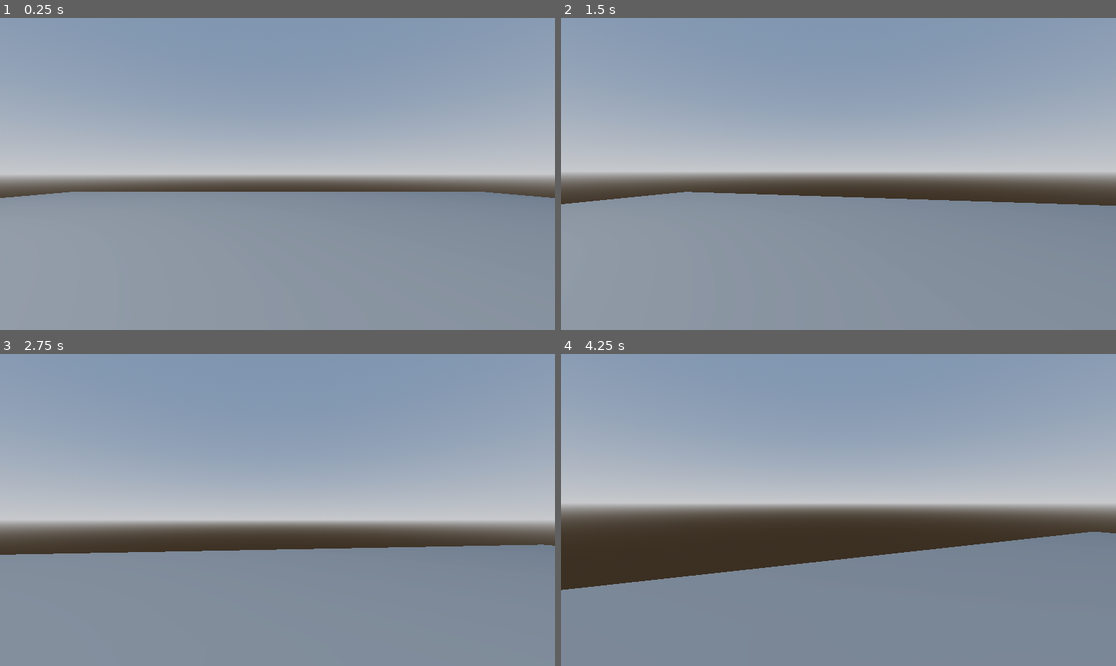
Above: before the commit, frames 1-4 (two rows, left to right).
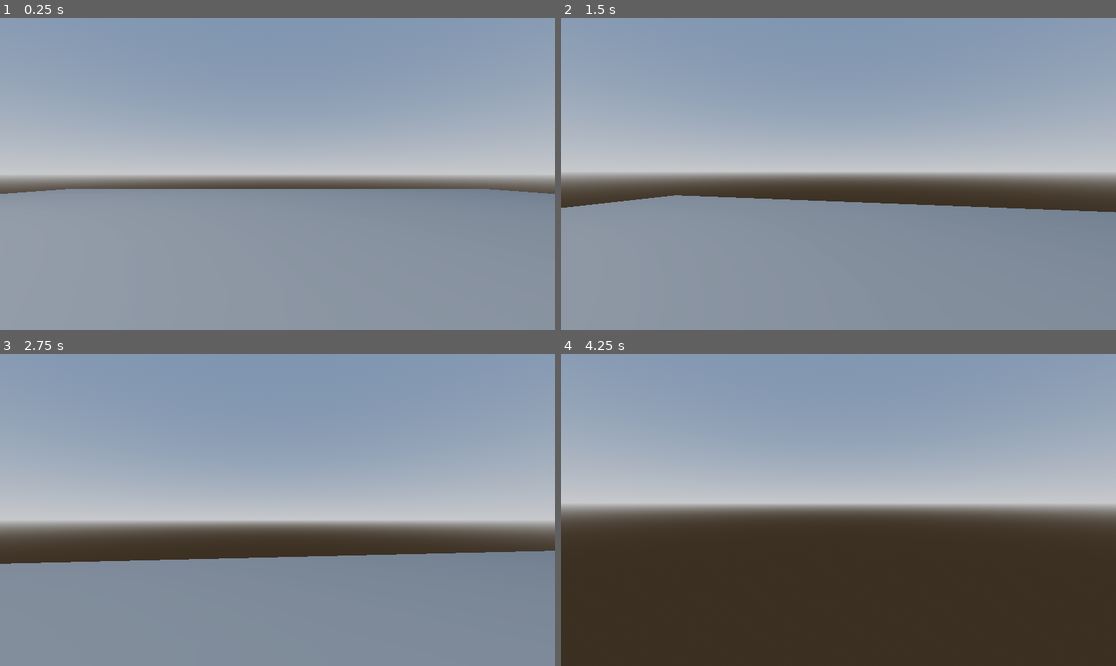
Above: after the commit, the same moments.

Repository: algnor/school-shooter
Game: Godot game, scene res://assets/scenes/Root.tscn
Two runs of this game, one before a commit and one after it. Both use one fixed random seed, a clock stepped at 60 frames per second and the inputs below.
Inputs (mouse positions are in pixels of both pictures, inside the frame that each line leads up to):
- Up to frame 1 (0.25 s): no input
- Up to frame 2 (1.5 s): move the mouse to (866, 174) at 0.52 s; hold Ctrl (move_crouch, bound only after the commit) 0.53-1.28 s; hold W (move_forward) from 0.53 s (still down); tap Space (move_jump) at 0.77, 1.07 s; tap Shift (move_sprint, bound only after the commit) at 0.8, 1.35 s; move the mouse to (810, 174) at 1.27 s
- Up to frame 3 (2.75 s): keep holding W (move_forward); tap Space (move_jump) at 1.52, 1.55, 1.82 s; move the mouse to (288, 503) at 2.02 s; hold Space (move_jump) from 2.03 s (still down); tap Ctrl (move_crouch, bound only after the commit) at 2.3 s
- Up to frame 4 (4.25 s): keep holding W (move_forward); move the mouse to (832, 516) at 2.77 s; release Space (move_jump) at 2.78 s; tap Ctrl (move_crouch, bound only after the commit) at 2.85 s; tap Space (move_jump) at 3.02, 3.32, 3.77, 3.8, 4.07 s; tap Shift (move_sprint, bound only after the commit) at 3.05 s; move the mouse to (877, 513) at 3.52 s; hold Shift (move_sprint, bound only after the commit) from 3.53 s (still down)

The runs differ from the first frame. In frame 1, 1.0% of the frame differs, in the area x 0-100%, y 54-58%; in frame 2, 1.5%; in frame 3, 2.5%; in frame 4, 34%, in the area x 0-100%, y 57-100%.

Commit message:
Updated Player controller + crouching

Diff:
--- a/assets/scenes/Player.tscn
+++ b/assets/scenes/Player.tscn
@@ -1,23 +1,24 @@
 [gd_scene load_steps=4 format=3 uid="uid://cv3caf3xgym0r"]
 
-[ext_resource type="Script" path="res://src/player/Player.gd" id="1_jeorc"]
+[ext_resource type="Script" path="res://src/player/Player.gd" id="1_dkb0d"]
 
 [sub_resource type="CapsuleMesh" id="CapsuleMesh_78dxl"]
 
 [sub_resource type="CapsuleShape3D" id="CapsuleShape3D_rs7mi"]
 
 [node name="Player" type="CharacterBody3D"]
-transform = Transform3D(1, 0, 0, 0, 1, 0, 0, 0, 1, 0, 2, 0)
-script = ExtResource("1_jeorc")
+script = ExtResource("1_dkb0d")
 
-[node name="MeshInstance3D" type="MeshInstance3D" parent="."]
+[node name="Mesh" type="MeshInstance3D" parent="."]
+transform = Transform3D(1, 0, 0, 0, 1, 0, 0, 0, 1, 0, 1, 0)
 mesh = SubResource("CapsuleMesh_78dxl")
 
-[node name="CollisionShape3D" type="CollisionShape3D" parent="."]
+[node name="Collider" type="CollisionShape3D" parent="."]
+transform = Transform3D(1, 0, 0, 0, 1, 0, 0, 0, 1, 0, 1, 0)
 shape = SubResource("CapsuleShape3D_rs7mi")
 
 [node name="CameraOrbit" type="Node3D" parent="."]
-transform = Transform3D(1, 0, 0, 0, 1, 0, 0, 0, 1, 0, 0.5, 0)
+transform = Transform3D(1, 0, 0, 0, 1, 0, 0, 0, 1, 0, 1.8, 0)
 
 [node name="Camera3D" type="Camera3D" parent="CameraOrbit"]
 transform = Transform3D(-1, 0, -8.74228e-08, 0, 1, 0, 8.74228e-08, 0, -1, 0, 0, 0)
--- a/project.godot
+++ b/project.godot
@@ -42,3 +42,13 @@
 "events": [Object(InputEventKey,"resource_local_to_scene":false,"resource_name":"","device":0,"window_id":0,"alt_pressed":false,"shift_pressed":false,"ctrl_pressed":false,"meta_pressed":false,"pressed":false,"keycode":0,"physical_keycode":32,"unicode":0,"echo":false,"script":null)
 ]
 }
+move_sprint={
+"deadzone": 0.5,
+"events": [Object(InputEventKey,"resource_local_to_scene":false,"resource_name":"","device":0,"window_id":0,"alt_pressed":false,"shift_pressed":false,"ctrl_pressed":false,"meta_pressed":false,"pressed":false,"keycode":0,"physical_keycode":4194325,"unicode":0,"echo":false,"script":null)
+]
+}
+move_crouch={
+"deadzone": 0.5,
+"events": [Object(InputEventKey,"resource_local_to_scene":false,"resource_name":"","device":0,"window_id":0,"alt_pressed":false,"shift_pressed":false,"ctrl_pressed":false,"meta_pressed":false,"pressed":false,"keycode":0,"physical_keycode":4194326,"unicode":0,"echo":false,"script":null)
+]
+}
--- a/src/player/Player.gd
+++ b/src/player/Player.gd
@@ -2,18 +2,41 @@
 
 @export_group("Character Properties", "p_")
 @export var p_speed : float = 5.0;
-@export var p_jump_vel : float = 5.0;
+@export var p_sprint_speed : float = 15.0;
+@export var p_jump_velocity : float = 5.0;
+@export var p_crouch_speed : float = 0.1;
+
+@export var p_height : float = 2.0;
+@export var p_height_crouch : float = 2.0;
+@export var p_eye_height : float = 1.8;
+@export var p_eye_height_crouch : float = 1.2;
 
 @export_group("Camera Properties", "cam_")
-@export var cam_look_sensitivity : float = 15.0;
-@export var cam_min_angle : float = -90;
-@export var cam_max_angle : float =  90;
+@export_range(0, 90, 0.1, "radians") var cam_look_sensitivity : float = PI/12;
+@export_range(0, 90, 0.1, "radians") var cam_min_angle : float = PI/2;
+@export_range(0, 90, 0.1, "radians") var cam_max_angle : float = PI/2;
 
+# Inputs
 var _mouse_delta : Vector2 = Vector2();
 var _move_vector : Vector2 = Vector2();
 var _jump : bool = false;
+var _sprint : bool = false;
+var _crouch : bool = false;
+
 var _gravity = ProjectSettings.get_setting("physics/3d/default_gravity");
+
 @onready var camera = $CameraOrbit;
+@onready var mesh_i = $Mesh;
+@onready var collider = $Collider;
+
+func _reload_vars() -> void:
+    camera.position.y = p_eye_height;
+
+    mesh_i.mesh.height = p_height;
+    mesh_i.position.y = p_height/2;
+
+    collider.shape.height = p_height;
+    collider.position.y = p_height/2;
 
 func _input(e: InputEvent) -> void:
     if e is InputEventMouseButton:
@@ -26,39 +49,48 @@
         _mouse_delta = e.relative;
 
 func _ready() -> void:
+    print("Player.gd loaded");
+    _reload_vars();
     Input.mouse_mode = Input.MOUSE_MODE_CAPTURED;
 
 func _process(dt: float) -> void:
-    var rot = _mouse_delta * dt * deg_to_rad(cam_look_sensitivity);
+    # Input handling
+    if Input.mouse_mode == Input.MOUSE_MODE_CAPTURED:
+        _move_vector = Input.get_vector("move_left", "move_right",
+                                        "move_forward", "move_backward");
+        _jump = Input.is_action_pressed("move_jump", false);
+        _sprint = Input.is_action_pressed("move_sprint", false);
+        _crouch = Input.is_action_pressed("move_crouch", false);
+
+    var rot = _mouse_delta * dt * cam_look_sensitivity;
 
     camera.rotation.x = clamp(
         camera.rotation.x + rot.y,
-        deg_to_rad(cam_min_angle),
-        deg_to_rad(cam_max_angle)
-    )
+        -cam_min_angle,
+        cam_max_angle
+    );
     rotation.y -= rot.x;
-
     _mouse_delta = Vector2();
 
-    # Input handling
-    _move_vector = Input.get_vector("move_left", "move_right",
-                                    "move_forward", "move_backward");
-    _jump = Input.is_action_pressed("move_jump", false);
+    var eye_height = p_eye_height_crouch if _crouch else p_eye_height;
+    camera.position.y = move_toward(camera.position.y, eye_height, p_crouch_speed);
+    # TODO: update hitbox when crouched, p_crouch_height
 
 func _physics_process(dt: float) -> void:
     if not is_on_floor():
         velocity.y -= _gravity * dt;
 
     if _jump and is_on_floor():
-        velocity.y += p_jump_vel;
+        velocity.y += p_jump_velocity;
 
     var dir = (transform.basis * Vector3(_move_vector.x, 0, _move_vector.y)).normalized();
 
+    var speed = p_sprint_speed if _sprint else p_speed;
     if dir:
-        velocity.x = -dir.x * p_speed
-        velocity.z = -dir.z * p_speed
+        velocity.x = -dir.x * speed;
+        velocity.z = -dir.z * speed;
     else:
-        velocity.x = move_toward(velocity.x, 0, p_speed)
-        velocity.z = move_toward(velocity.z, 0, p_speed)
+        velocity.x = move_toward(velocity.x, 0, speed);
+        velocity.z = move_toward(velocity.z, 0, speed);
 
     move_and_slide();
